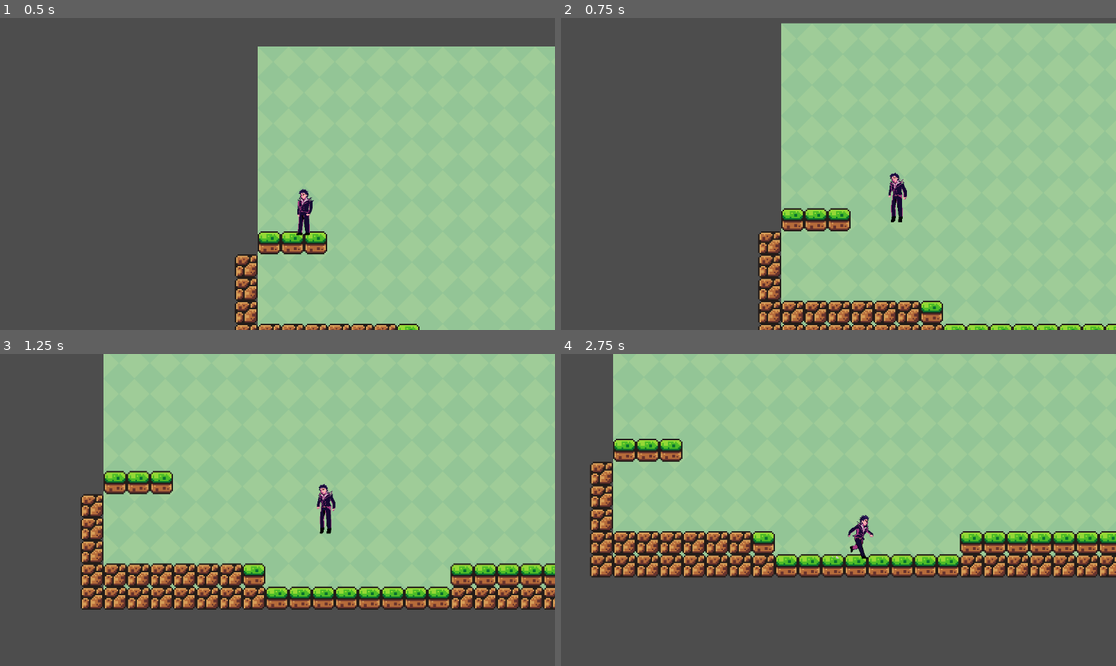
Above: before the commit, frames 1-4 (two rows, left to right).
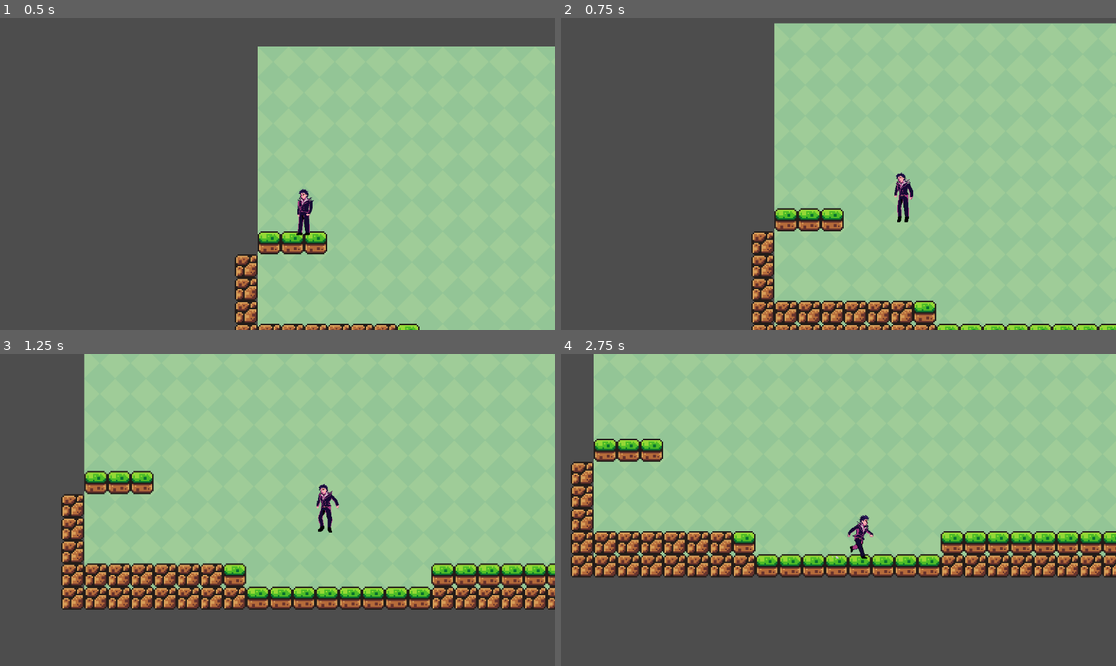
Above: after the commit, the same moments.

Repository: Asakara-Game-Dev/PriaKemasukan
Game: Godot game, scene res://main.tscn
Same seed, same stepped clock (60 frames per second), same inputs: the game is played once before the commit and once after it.
Inputs:
- Up to frame 1 (0.5 s): no input
- Up to frame 2 (0.75 s): hold Right (right) from 0.53 s (still down); tap Shift (dash) at 0.6 s
- Up to frame 3 (1.25 s): keep holding Right (right); tap Space (jump) at 0.77, 0.8, 1.07 s
- Up to frame 4 (2.75 s): tap Space (jump) at 1.35, 1.52, 1.82, 2.3 s; tap Shift (dash) at 1.55, 2.1 s; release Right (right) at 2.03 s; hold Left (left) from 2.03 s (still down)

Frame 1 is identical in both runs. In frame 2, 5.5% of the frame differs, in the area x 34-100%, y 1-100%; in frame 3, 12%; in frame 4, 12%, in the area x 1-100%, y 0-72%.

Commit message:
h

Diff:
--- a/Proyek Dani/new-game-project/scenes/character_body_2d.gd
+++ b/Proyek Dani/new-game-project/scenes/character_body_2d.gd
@@ -4,17 +4,17 @@
 const JUMP_VELOCITY = -900.0
 var dashing = false
 var dash_time = 0.0
-var max_dash_time = 0.2 # Dash lebih singkat supaya responsif
-const DASH_SPEED = 800
+var max_dash_time = 0.2
+const DASH_SPEED = 1000
 @onready var sprite_2d = $Sprite2D
 var gravity = ProjectSettings.get_setting("physics/2d/default_gravity")
 
 func _physics_process(delta):
-	# Debug print untuk cek input dash dan status dash
+	# Debug print
 	if Input.is_action_just_pressed("dash"):
 		print("Dash input detected")
 
-	# Mulai dash jika tombol dash ditekan, sedang bergerak, dan tidak sedang dash
+	# HANDLE DASH
 	if Input.is_action_just_pressed("dash") and is_moving() and not dashing:
 		dash_time = 0
 		dashing = true
@@ -22,16 +22,15 @@
 		velocity.x = DASH_SPEED * dash_direction
 		print("Dash started with velocity.x: ", velocity.x)
 
-	# Saat dash sedang berlangsung
 	if dashing:
 		dash_time += delta
-		velocity.y += gravity * delta # tetap terpengaruh gravitasi saat dash
-		velocity.x = velocity.x # pertahankan velocity.x dash
+		velocity.y += gravity * delta
+		velocity.x = velocity.x
 		if dash_time >= max_dash_time:
 			dashing = false
 			dash_time = 0
 			print("Dash ended")
-			velocity.x = 0 # Reset velocity horisontal setelah dash berakhir
+			velocity.x = 0
 
 	else:
 		# Jika tidak dash, bisa lompat dan gerak normal
@@ -50,9 +49,9 @@
 
 	# Set animasi
 	if not is_on_floor():
-		sprite_2d.animation = "jump"
+		sprite_2d.animation = "jumping"
 	elif abs(velocity.x) > 1:
-		sprite_2d.animation = "run"
+		sprite_2d.animation = "running"
 	else:
 		sprite_2d.animation = "default"
 
--- a/Proyek Dani/new-game-project/scenes/character_body_2d.tscn
+++ b/Proyek Dani/new-game-project/scenes/character_body_2d.tscn
@@ -150,8 +150,8 @@
 "texture": SubResource("AtlasTexture_7oyl4")
 }],
 "loop": true,
-"name": &"jump",
-"speed": 4.0
+"name": &"jumping",
+"speed": 7.0
 }, {
 "frames": [{
 "duration": 1.0,
@@ -179,7 +179,7 @@
 "texture": SubResource("AtlasTexture_uduk5")
 }],
 "loop": true,
-"name": &"run",
+"name": &"running",
 "speed": 7.0
 }]
 
@@ -196,8 +196,9 @@
 position = Vector2(22.6667, 11)
 scale = Vector2(0.0309926, 0.0300446)
 sprite_frames = SubResource("SpriteFrames_rsbhr")
+animation = &"running"
 autoplay = "default"
-frame_progress = 0.873113
+frame_progress = 0.944326
 
 [node name="CollisionShape2D" type="CollisionShape2D" parent="."]
 texture_filter = 1
Not shown, removed: Proyek Dani/new-game-project/scenes/desktop.ini
